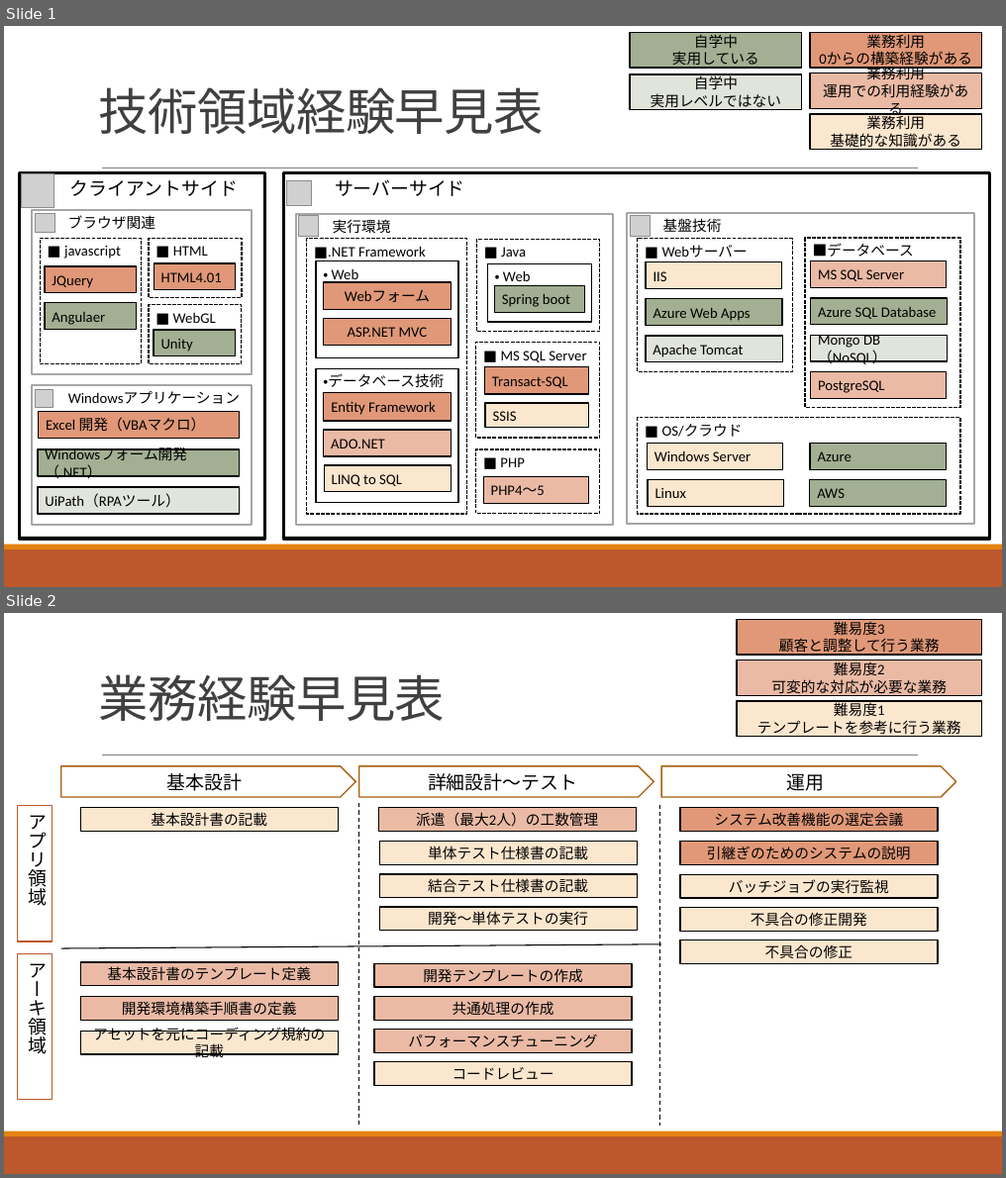
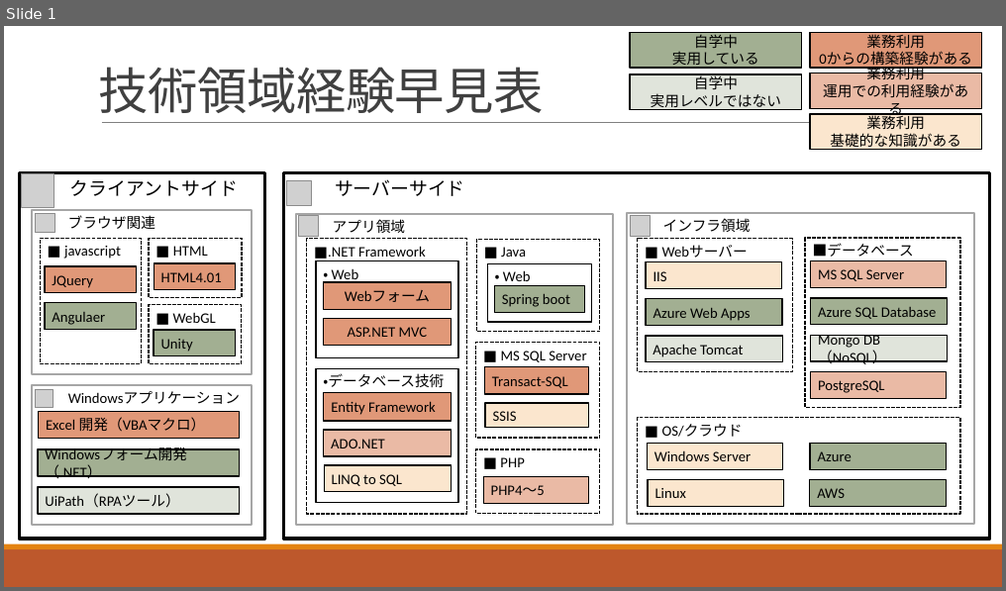
Before and after one commit to yhcodelibrary/document, a slide deck: 職務経歴早見表.pptm. Shown one above the other, each under a label of ours: slides 1 and 2 before the commit, slide 1 after it. The pictures are 1006x1178 and 1006x591 pixels, drawn with LibreOffice and Linux fonts; fonts in the diff are those of the drawing; grey boxes stand for pictures. Boxes give left, top, right and bottom in pixels: in the first picture for what was removed or moved away, otherwise in the second. Text is boxed around its words. In the diff, an @@ line names an element or a change of style, - is before the commit and + after.

Commit message:
業務経験更新

```diff
--- a/職務経歴早見表.pptm
+++ b/職務経歴早見表.pptm
@@ slide 2 removed at [4,613,1002,1174], background #FFFFFF; not listed: 3 template elements that a slide beside it also shows @@
@@ rectangle removed at [737,619,982,655] @@
-難易度3
-顧客と調整して行う業務
@@ rectangle removed at [737,661,982,695] @@
-難易度2
-可変的な対応が必要な業務
@@ text removed at [99,674,446,721] @@
-業務経験早見表
@@ rectangle removed at [737,701,982,737] @@
-難易度1
-テンプレートを参考に行う業務
@@ pentagon arrow removed at [60,766,355,797] @@
-基本設計
@@ pentagon arrow removed at [359,766,654,797] @@
-詳細設計～テスト
@@ pentagon arrow removed at [661,766,956,797] @@
-運用
@@ rectangle removed at [18,806,52,943] @@
-アプリ領域
@@ rectangle removed at [80,808,338,831] @@
-基本設計書の記載
@@ line removed from (359, 803) to (359, 1124) @@
@@ rectangle removed at [379,808,637,831] @@
-派遣（最大2人）の工数管理
@@ line removed from (660, 805) to (660, 1126) @@
@@ rectangle removed at [680,808,938,831] @@
-システム改善機能の選定会議
@@ rectangle removed at [380,842,638,864] @@
-単体テスト仕様書の記載
@@ rectangle removed at [680,842,938,864] @@
-引継ぎのためのシステムの説明
@@ rectangle removed at [380,874,638,897] @@
-結合テスト仕様書の記載
@@ rectangle removed at [680,875,938,898] @@
-バッチジョブの実行監視
@@ rectangle removed at [380,907,638,931] @@
-開発～単体テストの実行
@@ rectangle removed at [680,908,938,931] @@
-不具合の修正開発
@@ rectangle removed at [18,955,52,1100] @@
-アーキ領域
@@ line removed from (60, 949) to (661, 945) @@
@@ rectangle removed at [80,962,338,986] @@
-基本設計書のテンプレート定義
@@ rectangle removed at [374,964,632,987] @@
-開発テンプレートの作成
@@ rectangle removed at [680,941,938,964] @@
-不具合の修正
@@ rectangle removed at [80,996,338,1020] @@
-開発環境構築手順書の定義
@@ rectangle removed at [374,996,632,1020] @@
-共通処理の作成
@@ rectangle removed at [80,1032,338,1055] @@
-アセットを元にコーディング規約の記載
@@ rectangle removed at [374,1029,632,1053] @@
-パフォーマンスチューニング
@@ rectangle removed at [374,1062,632,1085] @@
-コードレビュー
@@ slide 1 changed as well @@
@@ text "技術領域経験早見表": place and size @@
-text "技術領域経験早見表" at [99,87,544,134]
+text "技術領域経験早見表" at [99,67,544,113]
@@ line moved from (102, 169) - (918, 169) to (102, 122) - (918, 122) @@
@@ text in rectangle at [333,219,406,233]: text changed @@
-実行環境
+アプリ領域
@@ text in rectangle at [663,218,750,232]: text changed @@
-基盤技術
+インフラ領域
```
Also in this commit, not shown: 2 slides added.
